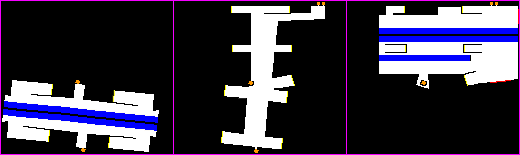
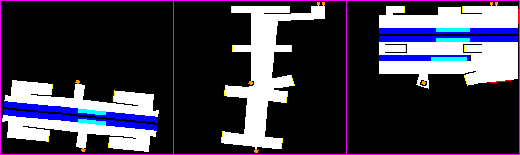
The second 520x155 image is a revision of the first. Changes to its layers:
painted on "Layer" over [left=78, top=28, right=470, bottom=125]
